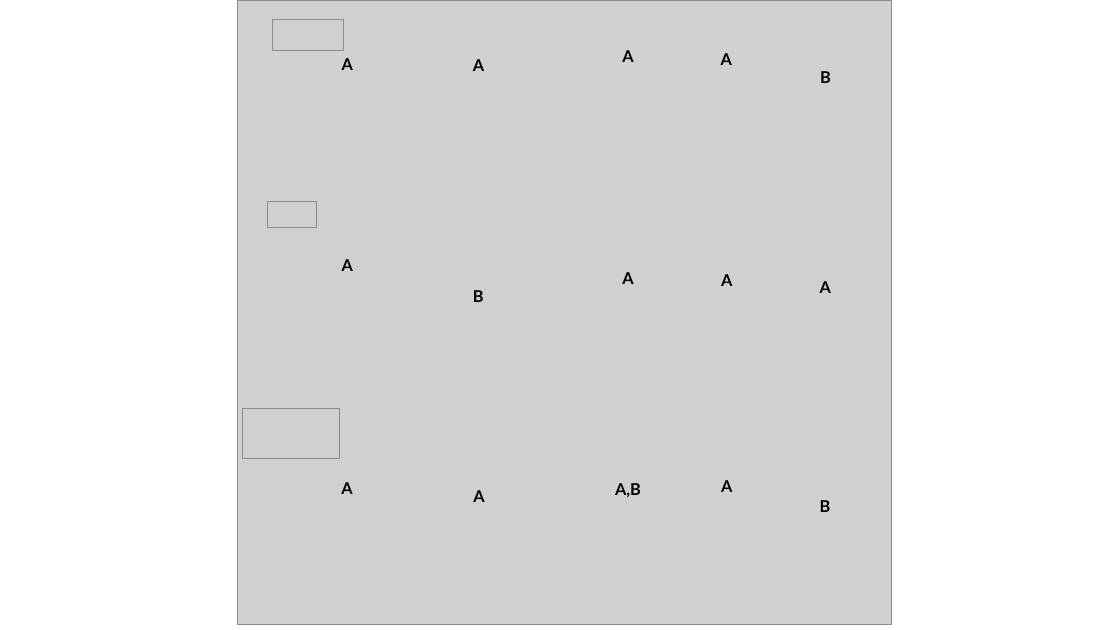
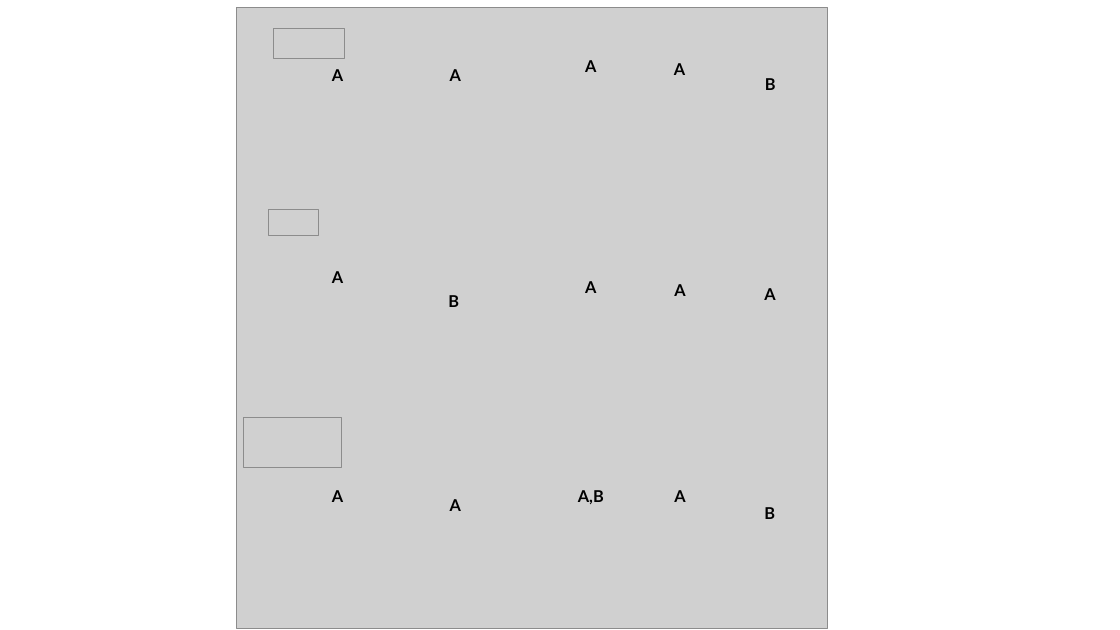
Before and after one commit to daniel1noble/lampro_cort_temp, a slide deck: slide 12 of figures/Figures.pptx (slide 4 before the commit). Drawn at 1120x630 pixels with LibreOffice and Linux fonts; fonts in the diff are those of the drawing; grey boxes stand for pictures. Boxes give left, top, right and bottom in pixels: in the first picture for what was removed or moved away, otherwise in the second. Text is boxed around its words. In the diff, an @@ line names an element or a change of style, - is before the commit and + after.

```diff
--- a/figures/Figures.pptx
+++ b/figures/Figures.pptx
@@ picture: place and size @@
-picture at [237,0,891,624]
+picture at [236,8,828,628]
@@ text "A": place and size @@
-text "A" at [622,50,633,62]
+text "A" at [585,60,596,72]
@@ text "A": place and size @@
-text "A" at [342,58,353,70]
+text "A" at [332,69,343,81]
@@ text "A": place and size @@
-text "A" at [473,59,484,71]
+text "A" at [450,69,461,81]
@@ text "B": place and size @@
-text "B" at [820,71,831,83]
+text "B" at [765,78,776,90]
@@ 3 pictures: place and size @@
-3 pictures at [243,20,343,459]
+3 pictures at [244,28,344,467]
@@ text "A": place and size @@
-text "A" at [342,259,353,271]
+text "A" at [332,271,343,283]
@@ text "B": place and size @@
-text "B" at [473,290,484,302]
+text "B" at [448,295,459,307]
@@ text "A": place and size @@
-text "A" at [622,272,633,284]
+text "A" at [585,281,596,293]
@@ text "A": place and size @@
-text "A" at [820,281,831,293]
+text "A" at [764,288,775,300]
@@ text "A": place and size @@
-text "A" at [341,482,352,494]
+text "A" at [332,490,343,502]
@@ text "A": place and size @@
-text "A" at [473,490,484,502]
+text "A" at [450,499,461,511]
@@ text "A,B": place and size @@
-text "A,B" at [615,483,641,497]
+text "A,B" at [578,490,604,504]
@@ 3 texts: place and size @@
-3 texts at [721,53,732,492]
+3 texts at [674,63,685,502]
@@ text "B": place and size @@
-text "B" at [820,500,831,512]
+text "B" at [764,507,775,519]
```
Also in this commit, not shown: 2 other slides changed, 7 slides added, 2 slides removed, 34 other files.
